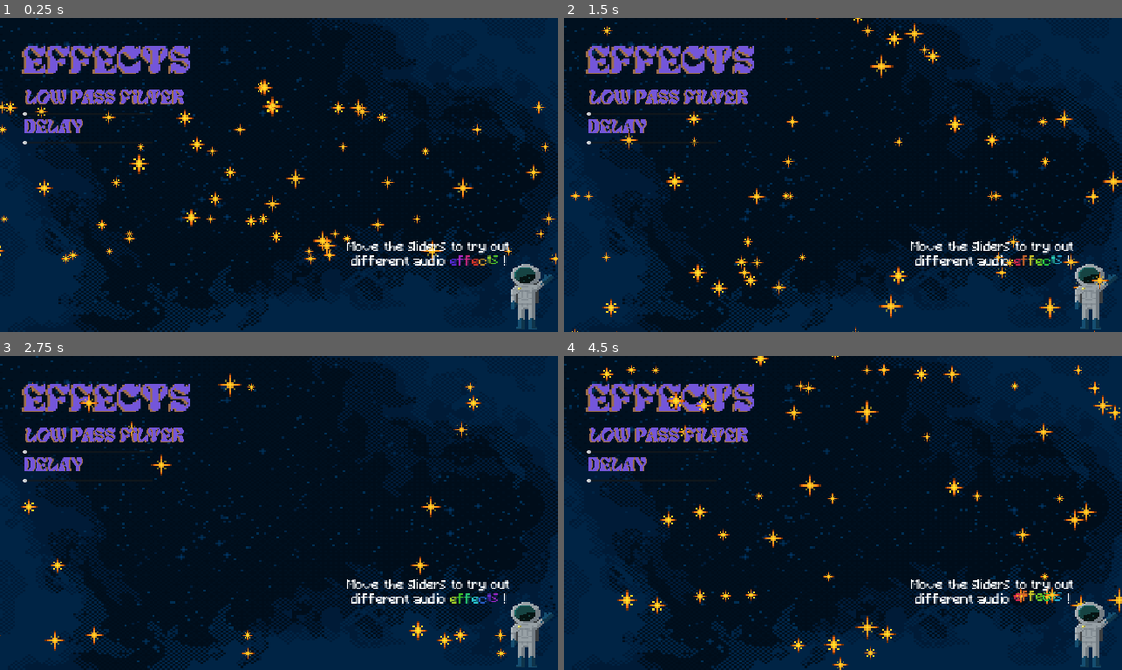
Above: before the commit, frames 1-4 (two rows, left to right).
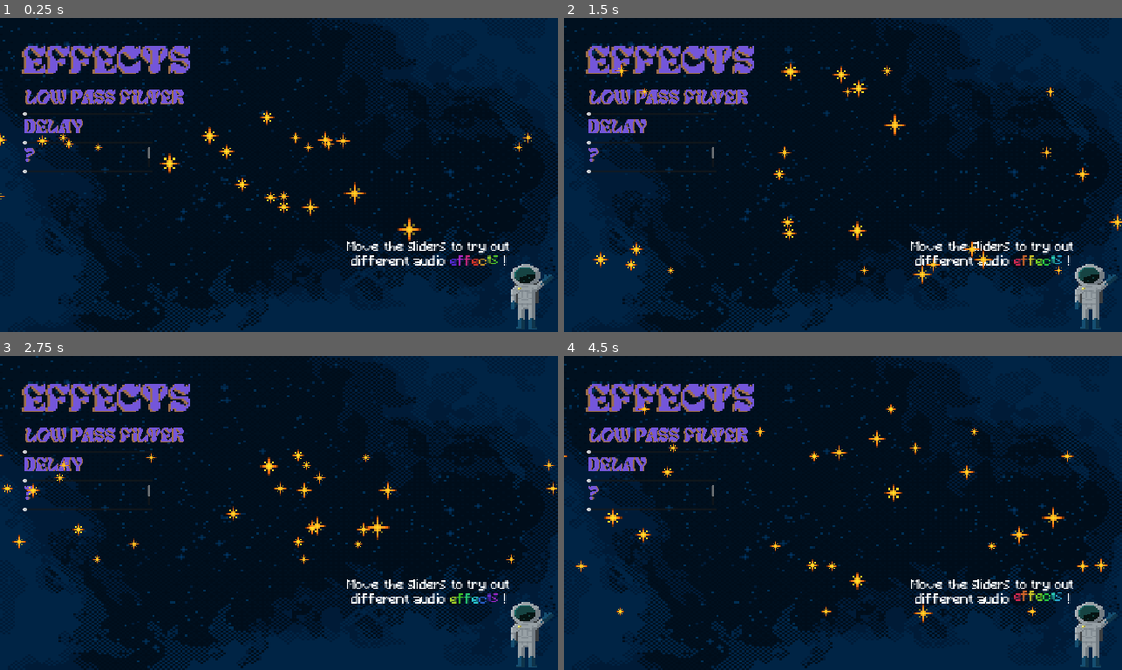
Above: after the commit, the same moments.

Repository: mengo1993/gianluandreeducationalgamejam
Game: Godot game, scene res://game.tscn
The game is run twice, just before and just after one commit, with the same random seed, the same clock (stepped at 60 frames per second) and the same inputs. Sound files missing from this copy of the repository are replaced by a short silence.
Inputs:
- Up to frame 1 (0.25 s): no input
- Up to frame 2 (1.5 s): no input
- Up to frame 3 (2.75 s): no input
- Up to frame 4 (4.5 s): no input

The runs differ from the first frame. In frame 1, 2.5% of the frame differs, in the area x 0-100%, y 19-79%; in frame 2, 2.6%; in frame 3, 1.7%; in frame 4, 2.9%, in the area x 0-100%, y 0-100%.

Commit message:
+1 slider (velocita), gli slider iniziano con glis stessi valori delle particelle

Diff:
--- a/default_bus_layout.tres
+++ b/default_bus_layout.tres
@@ -6,6 +6,11 @@
 resonance = 1.0
 db = 1
 
+[sub_resource type="AudioEffectDistortion" id="AudioEffectDistortion_j3pel"]
+resource_name = "Distortion"
+
 [resource]
 bus/0/effect/0/effect = SubResource("AudioEffectLowPassFilter_j3pel")
 bus/0/effect/0/enabled = true
+bus/0/effect/1/effect = SubResource("AudioEffectDistortion_j3pel")
+bus/0/effect/1/enabled = true
--- a/game.gd
+++ b/game.gd
@@ -1,58 +1,98 @@
 extends Node2D
 @onready var audio_main: AudioStreamPlayer2D = $Audio_Main
 
-const MAX_PARTICLES : int = 100
-const MAX_LIFETIME : int = 5
-# cambiare tra particles e particles2 per avere due effetti differenti
+# Your defined constants
+const MIN_PARTICLES : int = 8 # This usually refers to the maximum 'amount' property
+const MAX_PARTICLES : int = 100 # This usually refers to the maximum 'amount' property
+const MIN_LIFETIME : float = 0.5
+const MAX_LIFETIME : float = 5.0
+const MIN_SPEED : float = 30.0
+const MAX_SPEED : float = 500.0
+
+
+func _ready() -> void:
+	# Get references to particles
+	var particles1 := $ParticlesManager/Particles as GPUParticles2D
+	var particles2 := $ParticlesManager/Particles3 as GPUParticles2D
+
+	# --- Initialize particles with constant minimum values ---
+	if particles1:
+		particles1.amount = MIN_PARTICLES
+		particles1.lifetime = MIN_LIFETIME
+		if particles1.process_material is ParticleProcessMaterial:
+			var material1 := particles1.process_material as ParticleProcessMaterial
+			material1.initial_velocity_min = MIN_SPEED
+			material1.initial_velocity_max = MIN_SPEED # Set initial max to min for a consistent starting speed
+	if particles2:
+		particles2.amount = MIN_PARTICLES
+		particles2.lifetime = MIN_LIFETIME
+		if particles2.process_material is ParticleProcessMaterial:
+			var material2 := particles2.process_material as ParticleProcessMaterial
+			material2.initial_velocity_min = MIN_SPEED
+			material2.initial_velocity_max = MIN_SPEED
+
+
+	# --- Audio setup ---
+	audio_main.playing = true
+	# Connect the 'finished' signal to a method that will restart the audio
+	audio_main.finished.connect(func():
+		audio_main.play()
+	)
+
+
+func _on_slider_somethin_value_changed(value: float) -> void:
+	# Use MIN_SPEED and MAX_SPEED for clamping
+	var clamped_value : float = clamp(value, MIN_SPEED, MAX_SPEED)
+
+	var particles1 := $ParticlesManager/Particles as GPUParticles2D
+	var particles2 := $ParticlesManager/Particles3 as GPUParticles2D
+
+	if particles1 and particles1.process_material is ParticleProcessMaterial:
+		var material1 := particles1.process_material as ParticleProcessMaterial
+		material1.initial_velocity_min = clamped_value
+		material1.initial_velocity_max = clamped_value
+
+	if particles2 and particles2.process_material is ParticleProcessMaterial:
+		var material2 := particles2.process_material as ParticleProcessMaterial
+		material2.initial_velocity_min = clamped_value
+		material2.initial_velocity_max = clamped_value
+
+
 func _on_slider_amount_value_changed(value: float) -> void:
-	$particles.lifetime = clamp(int(value), 0.5, MAX_LIFETIME)
-	get_node("Control/particles3").lifetime = clamp(int(value), 0.5, MAX_LIFETIME)
+	# Use MIN_LIFETIME and MAX_LIFETIME for clamping
+	$ParticlesManager/Particles.lifetime = clamp(value, MIN_LIFETIME, MAX_LIFETIME)
+	$ParticlesManager/Particles3.lifetime = clamp(value, MIN_LIFETIME, MAX_LIFETIME)
+
 
 func _on_slider_lifetime_value_changed(value: float) -> void:
-	var val = 100 - value
-	$particles.amount = clamp(int(val), 1, MAX_PARTICLES)
-	get_node("Control/particles3").amount = clamp(int(val), 1, MAX_PARTICLES)
-
+	# Use MIN_PARTICLES and MAX_PARTICLES for clamping
+	# Assuming 'value' directly controls the amount now, not '100 - value'
+	# Note: GPUParticles2D.amount is an integer
+	$ParticlesManager/Particles.amount = clamp(int(value), MIN_PARTICLES, MAX_PARTICLES)
+	$ParticlesManager/Particles3.amount = clamp(int(value), MIN_PARTICLES, MAX_PARTICLES)
 
 # --- Low-Pass Filter control starts here ---
 
+func _on_slider_audio_filter_value_changed(value: float) -> void:
 	# Get the index of the Master bus
 	var master_bus_idx = AudioServer.get_bus_index("Master")
 
 	if master_bus_idx != -1:
 		# Get the effect from the Master bus at index 0 (assuming it's the first effect)
-		# We cast it as AudioEffectFilter to ensure we can access its filter-specific properties.
 		var filter_effect = AudioServer.get_bus_effect(master_bus_idx, 0) as AudioEffectFilter
 
 		if filter_effect:
-			# It's good practice to also ensure it's actually configured as a Low Pass filter,
-			# although you should have set this in the editor.
-			# You technically don't need this line if you've already set it in the editor.
-			# filter_effect.set_cutoff(AudioEffectFilter.FILTER_LOWPASS) # This sets the type, not a property.
-			# No, you don't call set_cutoff this way. The 'type' property is set directly.
-			# filter_effect.type = AudioEffectFilter.FILTER_LOWPASS # This is how you'd set it in code
+			# Map the slider's value to the filter's cutoff frequency.
+			# Adjust these values based on your slider's actual range and desired filter effect.
+			# Assuming a slider range from 0 to 100 for this example.
+			var min_slider_val = 0.0
+			var max_slider_val = 100.0
 
-			# Map the slider's value to the filter's cutoff frequency.
-			# Filter cutoff typically ranges from ~20 Hz to 20000 Hz (human hearing range).
-			# Adjust these values based on your slider's actual range and desired filter effect.
-			var min_slider_val = 0.5 # Your slider's minimum value
-
-
-			var max_slider_val = 100 # Your slider's maximum value (ensure MAX_LIFETIME is defined)
-
-			var min_cutoff_freq = 200.0   # Lowest frequency for the filter (e.g., very muffled)
-			var max_cutoff_freq = 10000.0 # Highest frequency (full open, no filtering)
+			var min_cutoff_freq = 200.0
+			var max_cutoff_freq = 10000.0
 
 			# Map the slider's value to the desired frequency range
-			var new_cutoff_frequency = remap(max_slider_val - value, min_slider_val, max_slider_val, min_cutoff_freq, max_cutoff_freq)
+			var new_cutoff_frequency = remap(value, min_slider_val, max_slider_val, min_cutoff_freq, max_cutoff_freq)
 
 			# Apply the new cutoff frequency to the low-pass filter
-			# The property is 'cutoff_hz' for the frequency
 			filter_effect.cutoff_hz = clampf(new_cutoff_frequency, min_cutoff_freq, max_cutoff_freq)
-
-func _ready() -> void:
-	audio_main.playing = true
-	# Connect the 'finished' signal to a method that will restart the audio
-	audio_main.finished.connect(func():
-		audio_main.play()
-	)
--- a/game.tscn
+++ b/game.tscn
@@ -39,13 +39,6 @@
 grow_horizontal = 2
 grow_vertical = 2
 texture = ExtResource("2_7jktm")
-
-[node name="particles3" parent="Control" instance=ExtResource("1_80nbo")]
-texture_filter = 1
-position = Vector2(198, 189)
-scale = Vector2(7, 7)
-amount = 17
-texture = SubResource("AtlasTexture_ryrav")
 
 [node name="Spaceman" type="TextureRect" parent="Control"]
 texture_filter = 1
@@ -166,6 +159,42 @@
 custom_minimum_size = Vector2(200, 2)
 layout_mode = 2
 
+[node name="Delay_Text2" type="Control" parent="Control/Container_V_ Effects"]
+custom_minimum_size = Vector2(0, 75)
+layout_mode = 2
+
+[node name="RichTextLabel2" type="RichTextLabel" parent="Control/Container_V_ Effects/Delay_Text2"]
+texture_filter = 1
+texture_repeat = 1
+custom_minimum_size = Vector2(0, 70)
+layout_mode = 0
+offset_left = 7.0
+offset_top = 3.0
+offset_right = 443.0
+offset_bottom = 73.0
+theme_override_fonts/normal_font = ExtResource("7_hve3p")
+theme_override_font_sizes/normal_font_size = 66
+bbcode_enabled = true
+text = "[color=#9d6e4a]Delay"
+
+[node name="RichTextLabel" type="RichTextLabel" parent="Control/Container_V_ Effects/Delay_Text2"]
+texture_filter = 1
+texture_repeat = 1
+custom_minimum_size = Vector2(0, 70)
+layout_mode = 0
+offset_left = 3.0
+offset_top = 3.0
+offset_right = 439.0
+offset_bottom = 73.0
+theme_override_fonts/normal_font = ExtResource("7_hve3p")
+theme_override_font_sizes/normal_font_size = 66
+bbcode_enabled = true
+text = "[color=#7456da]Delay
+"
+
+[node name="sliderAmount" type="HSlider" parent="Control/Container_V_ Effects"]
+layout_mode = 2
+
 [node name="Delay_Text" type="Control" parent="Control/Container_V_ Effects"]
 custom_minimum_size = Vector2(0, 75)
 layout_mode = 2
@@ -182,7 +211,7 @@
 theme_override_fonts/normal_font = ExtResource("7_hve3p")
 theme_override_font_sizes/normal_font_size = 66
 bbcode_enabled = true
-text = "[color=#9d6e4a]Delay"
+text = "[color=#9d6e4a]?"
 
 [node name="RichTextLabel" type="RichTextLabel" parent="Control/Container_V_ Effects/Delay_Text"]
 texture_filter = 1
@@ -196,29 +225,40 @@
 theme_override_fonts/normal_font = ExtResource("7_hve3p")
 theme_override_font_sizes/normal_font_size = 66
 bbcode_enabled = true
-text = "[color=#7456da]Delay
+text = "[color=#7456da]?
+
 "
 
-[node name="sliderAmount" type="HSlider" parent="Control/Container_V_ Effects"]
-layout_mode = 2
-
-[node name="particles" parent="." instance=ExtResource("1_80nbo")]
+[node name="sliderSpeed" type="HSlider" parent="Control/Container_V_ Effects"]
+layout_mode = 2
+
+[node name="Audio_Main" type="AudioStreamPlayer2D" parent="."]
+stream = ExtResource("9_vef74")
+
+[node name="ParticlesManager" type="Node2D" parent="."]
+
+[node name="Particles2" parent="ParticlesManager" instance=ExtResource("1_80nbo")]
+visible = false
+texture_filter = 1
+position = Vector2(960, 512)
+scale = Vector2(7, 7)
+amount = 17
+texture = ExtResource("6_ryrav")
+
+[node name="Particles3" parent="ParticlesManager" instance=ExtResource("1_80nbo")]
 texture_filter = 1
 position = Vector2(521, 165)
 scale = Vector2(7, 7)
 amount = 17
 texture = SubResource("AtlasTexture_ryrav")
 
-[node name="particles2" parent="." instance=ExtResource("1_80nbo")]
-visible = false
-texture_filter = 1
-position = Vector2(960, 512)
+[node name="Particles" parent="ParticlesManager" instance=ExtResource("1_80nbo")]
+texture_filter = 1
+position = Vector2(198, 189)
 scale = Vector2(7, 7)
 amount = 17
-texture = ExtResource("6_ryrav")
-
-[node name="Audio_Main" type="AudioStreamPlayer2D" parent="."]
-stream = ExtResource("9_vef74")
+texture = SubResource("AtlasTexture_ryrav")
 
 [connection signal="value_changed" from="Control/Container_V_ Effects/sliderLifetime" to="." method="_on_slider_lifetime_value_changed"]
 [connection signal="value_changed" from="Control/Container_V_ Effects/sliderAmount" to="." method="_on_slider_amount_value_changed"]
+[connection signal="value_changed" from="Control/Container_V_ Effects/sliderSpeed" to="." method="_on_slider_somethin_value_changed"]
Not shown: 1 places in default_bus_layout.tres that only renumber resources
